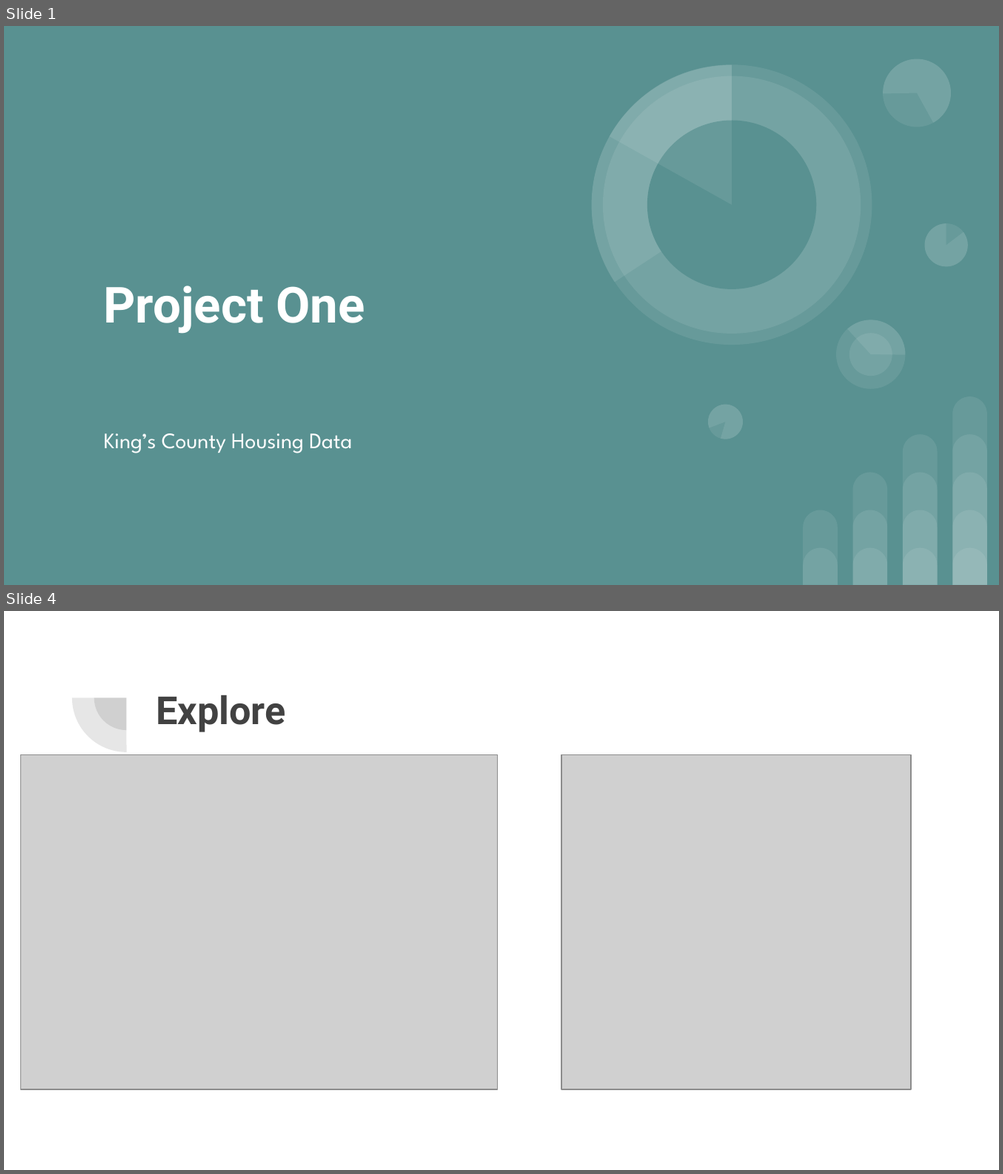
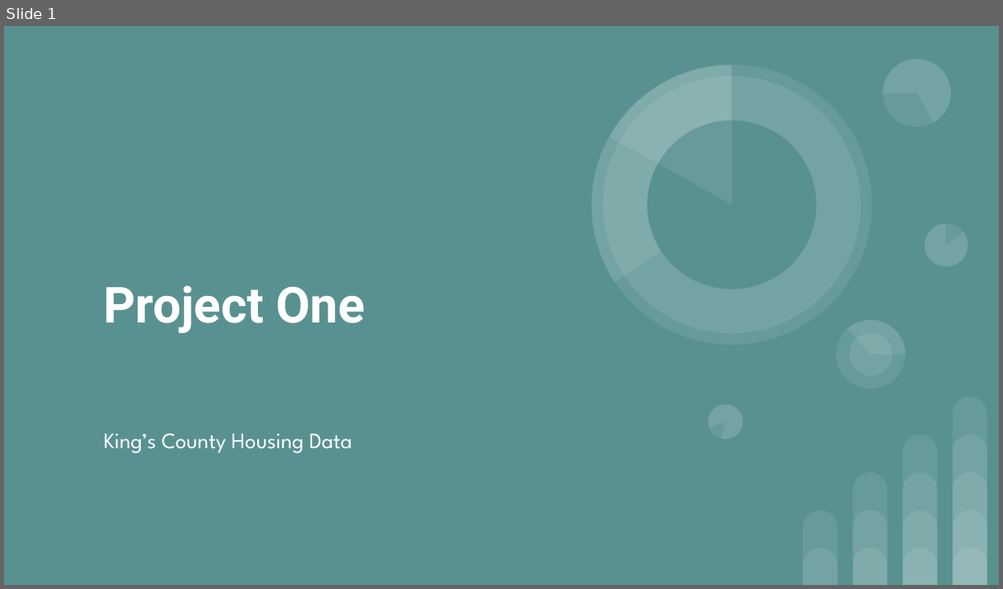
Before and after one commit to learn-co-students/dsc-1-final-project-online-ds-pt-100118, a slide deck: Project One.pptx. Shown one above the other, each under a label of ours: slides 1 and 4 before the commit, slide 1 after it; the slides between them are not shown. The pictures are 1003x1174 and 1003x589 pixels, drawn with LibreOffice and Linux fonts; fonts in the diff are those of the drawing; grey boxes stand for pictures. Boxes give left, top, right and bottom in pixels: in the first picture for what was removed or moved away, otherwise in the second. Text is boxed around its words. In the diff, an @@ line names an element or a change of style, - is before the commit and + after.

```diff
--- a/Project One.pptx
+++ b/Project One.pptx
@@ slide 4 removed at <box>4,611,999,1170</box>, background #FFFFFF @@
@@ pie slice (boxed as its full ellipse) removed at <box>71,644,180,752</box> @@
@@ pie slice (boxed as its full ellipse) removed at <box>94,666,159,730</box> @@
@@ title removed at <box>156,695,285,732</box> @@
-Explore
@@ picture removed at <box>21,755,498,1091</box> @@
@@ picture removed at <box>561,755,910,1091</box> @@
```
Also in this commit, not shown: 6 slides added, 10 other slides removed, 1 other file.
